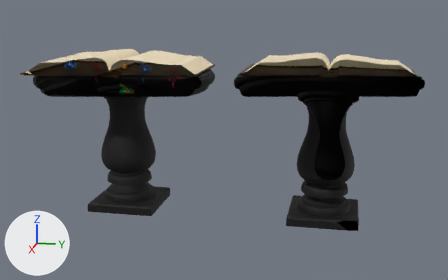
One commit to the glTF model public/data/glb/mcmc.glb: the scene before it, then after it.
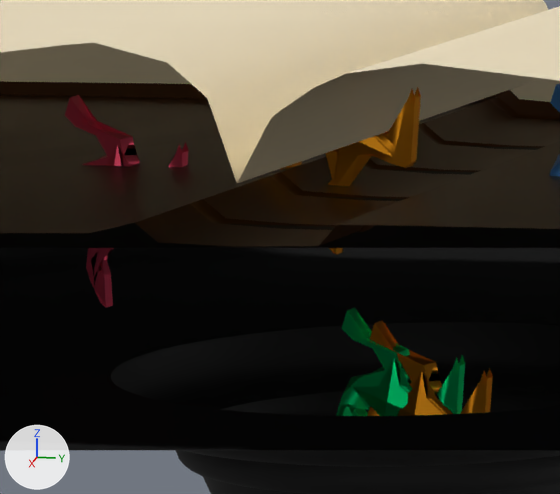
Each version is shown whole from a camera (50 mm lens) standing at (8.86, 1.79, 3.33) and looking at (-0.03, 0.01, 1.11), then close up on the part from 19% to 31% of the width and 19% to 36% of the height. Every picture has the same lights, and +X, +Y and +Z are marked at lower left. Everything nearer to the camera than a plane just in front of the edit is cut away. Where no turn or scale is listed for an object, it has been applied to the vertices. Vertices at the same position are counted once.

In view in the first close-up: 'BookOpen_LP2', 'glpyh_Cube.001', 'glpyh_Cube.003', 'glpyh_Cube.006', 'glpyh_Cube.007', 'table2'.
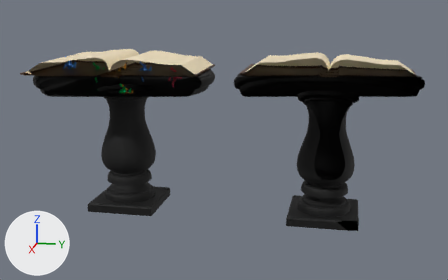
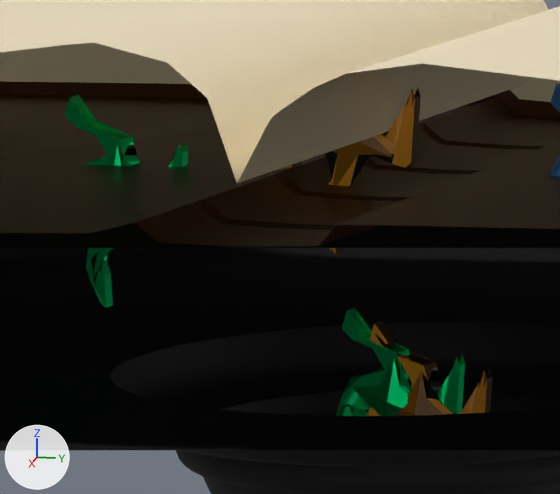
Where the change shows, as pixel boxes [x1, y1, x2, y2] in the close-ups (560 x 494 px):
'glpyh_Cube.006', surface changed, recoloured
    both: [284, 87, 421, 255]
'glpyh_Cube.001', recoloured (red to green)
    both: [65, 95, 189, 308]
'glpyh_Cube.007', surface changed
    both: [367, 320, 493, 416]
part 1 of me_glpyh_cube_007, surface changed
    both: [281, 87, 421, 255]

Diff of the bpy script that builds the scene:
```diff
--- a/public/data/glb/mcmc.glb.py
+++ b/public/data/glb/mcmc.glb.py
@@ img_bake_4 @@
+img_bake_4 = load_image('bake.4', '_unpacked/bake.4', 1024, 1024, 'sRGB')
@@ mat_null__009 @@
 mat_null__009 = principled_material('(null).009')
-mat_null__009.base_color = (0.8, 0.319, 0.0153)  # orange #e79921
-mat_null__009.metallic = 1.0
+mat_null__009.texture = img_bake_4
@@ me_glpyh_cube_002 @@
 me_glpyh_cube_002.from_pydata(...)  # 114 vertices, 240 faces; spans x -0.29..0.29, y -1.38..1.71, z -1.1..1.0
-me_glpyh_cube_002.materials.append(mat_null__003)  # red #e75371
+me_glpyh_cube_002.materials.append(mat_null__001)  # green #00e784
@@ me_glpyh_cube_007 @@
 me_glpyh_cube_007.from_pydata(...)  # 114 vertices, 240 faces; spans x -0.29..0.29, y -1.38..1.71, z -1.1..1.0
 # used by ob_glpyh_cube_006; location = (0.0, -1.567, 2.18); rotation_euler = (1.571, 0.0, 0.0), in degrees (90, 0, 0); scale = (-0.0994, -0.0994, -0.0994)
-me_glpyh_cube_007.materials.append(mat_null__004)  # orange #e79921
+# me_glpyh_cube_007 part 1: texture (UV) coordinates of 240 of 240 faces, centred in x -0.21..0.21, y -1.3..1.58, z -1.08..0.97, changed; they spanned u 0.0..0.88, v 0.0..1.0 and now span u 0.0..1.0, v 0.0..1.0
+me_glpyh_cube_007.materials.append(mat_null__009)  # picture img_bake_4
@@ me_glpyh_cube_008 @@
 me_glpyh_cube_008.from_pydata(...)  # 114 vertices, 240 faces; spans x -0.29..0.29, y -1.38..1.71, z -1.1..1.0
 # used by ob_glpyh_cube_007; location = (0.0, -1.473, 1.774); rotation_euler = (1.571, 0.0, 0.0), in degrees (90, 0, 0); scale = (-0.0994, -0.0994, -0.0994)
+# me_glpyh_cube_008 part 2: texture (UV) coordinates of 240 of 240 faces, centred in x -0.21..0.21, y -1.3..1.58, z -1.08..0.97, changed; they spanned u 0.0..0.88, v 0.0..1.0 and now span u 0.0..1.0, v 0.0..1.0
 me_glpyh_cube_008.materials.append(mat_null__009)
```
